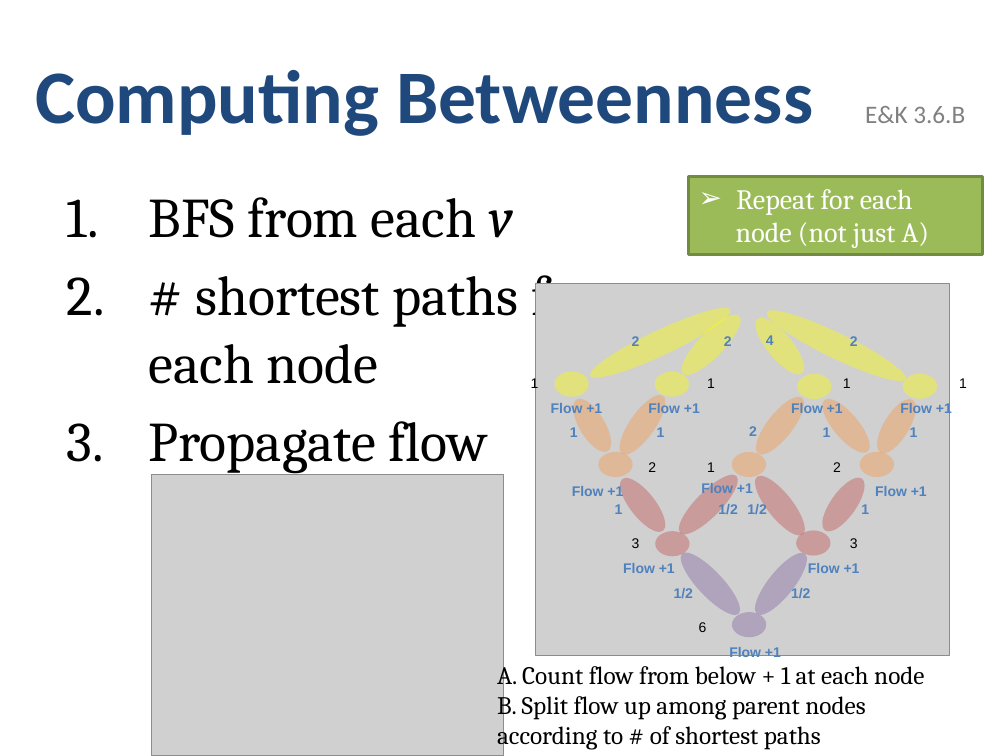
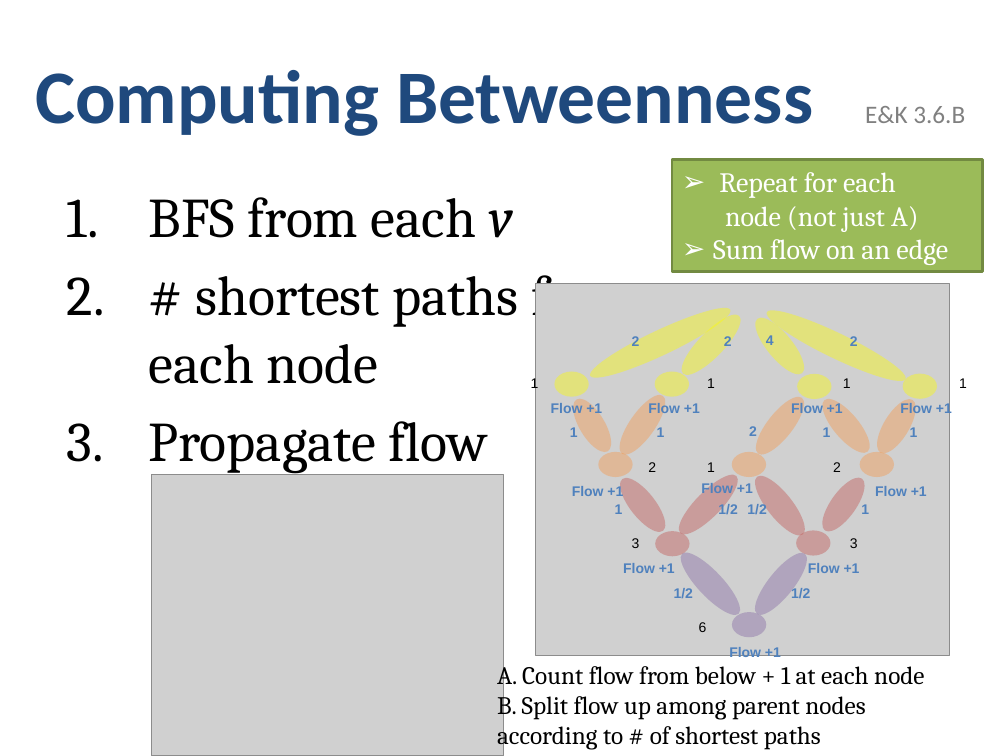
Before and after one commit to dragonstw/socialnets18, a slide deck: slide 26 of resources/04_Communities.pptx. Drawn at 1008x756 pixels with LibreOffice and Linux fonts; fonts in the diff are those of the drawing; grey boxes stand for pictures. Boxes give left, top, right and bottom in pixels: in the first picture for what was removed or moved away, otherwise in the second. Text is boxed around its words. In the diff, an @@ line names an element or a change of style, - is before the commit and + after.

```diff
--- a/resources/04_Communities.pptx
+++ b/resources/04_Communities.pptx
@@ rectangle "Repeat for each": place and size @@
-rectangle "Repeat for each" at [688,176,983,254]
+rectangle "Repeat for each" at [672,159,983,271]
@@ text in rectangle at [713,239,948,265]: paragraph added @@
+➢ Sum flow on an edge
```
